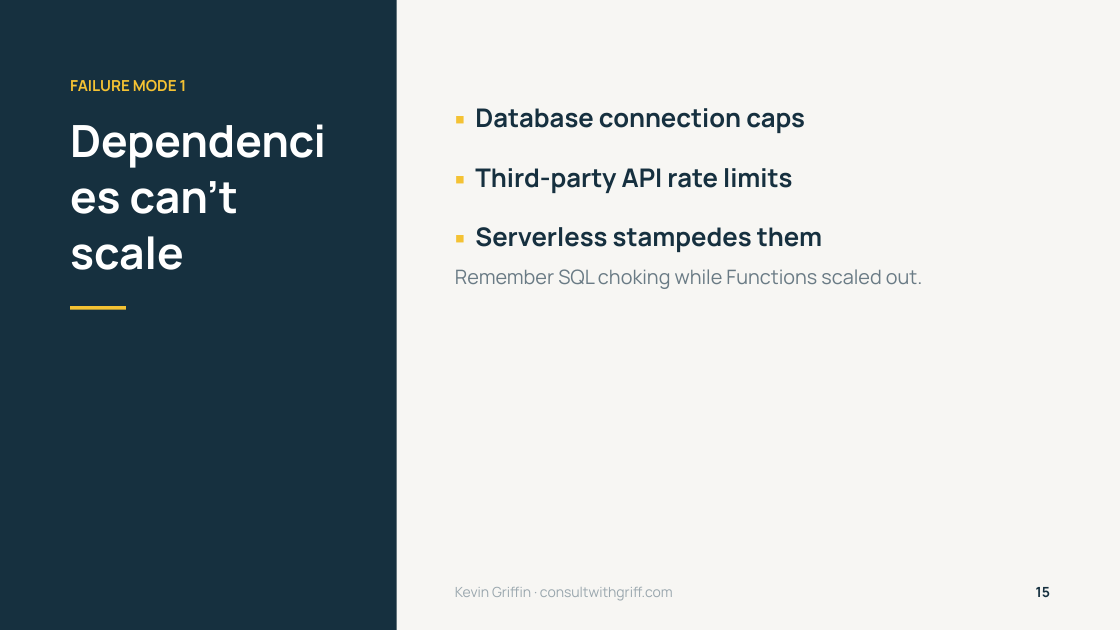
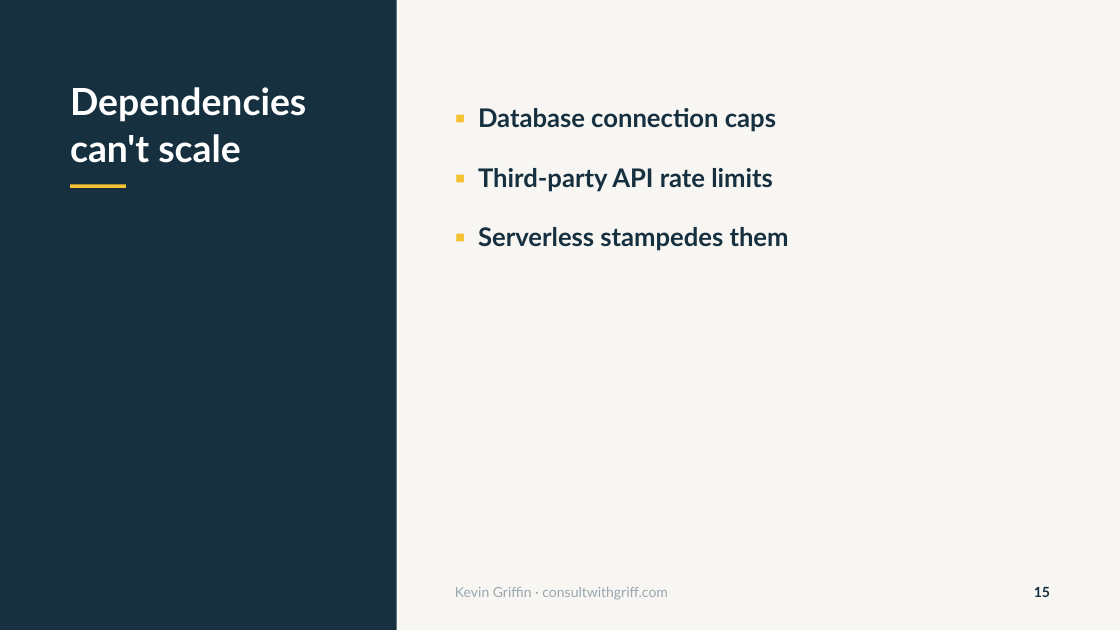
Before and after one commit to 1kevgriff/my-8000-serverless-mistake, a slide deck: slide 15 of slides/My $8000 Serverless Mistake v2.pptx. Drawn at 1120x630 pixels with LibreOffice and Linux fonts; fonts in the diff are those of the drawing. Boxes give left, top, right and bottom in pixels: in the first picture for what was removed or moved away, otherwise in the second. Text is boxed around its words. In the diff, an @@ line names an element or a change of style, - is before the commit and + after.

```diff
--- a/slides/My $8000 Serverless Mistake v2.pptx
+++ b/slides/My $8000 Serverless Mistake v2.pptx
@@ text at (70, 80, 187, 92): paragraph removed @@
-FAILURE MODE 1
@@ text "Dependencies can't scale" at (70, 87, 306, 163): size 38 to 32 pt, font Manrope to Lato @@
@@ font Manrope to Lato in 3 elements at (455, 587, 668, 600), (1034, 587, 1050, 597), (478, 108, 789, 251) @@
@@ rectangle: place and size @@
-rectangle at (70, 307, 126, 310)
+rectangle at (70, 184, 126, 187)
@@ text at (455, 269, 923, 289): paragraph removed @@
-Remember SQL choking while Functions scaled out.
```
Also in this commit, not shown: 41 other slides changed, 4 other files.
